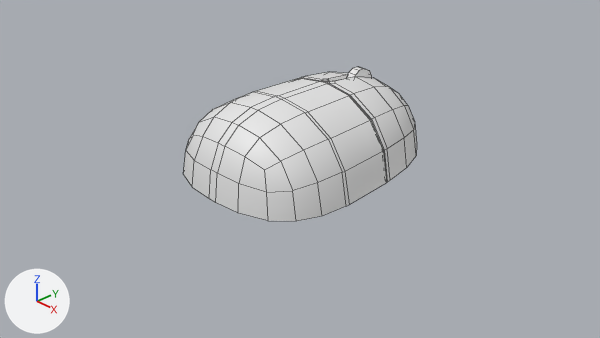
An edit to the Blender file BlenderFiles/The Desk/Mouse.blend, drawn before and after from the same camera.
Before and after are seen from the file's camera 'Camera'. The lights are fixed; the arrows at lower left show +X, +Y and +Z. The older version comes first. Mesh edges are drawn as thin lines.
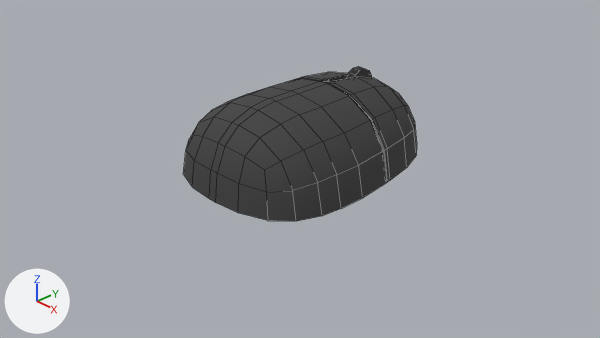
What the commit changed:
Material 'Base' (mat_base) is new.
Its base color is (0.0509, 0.0509, 0.0509) (dark grey #404040).
Its roughness is 0.923.
Material 'Inset' (mat_inset) is new.
Its base color is (0.00394, 0.00394, 0.00394) (black #0d0d0d).
Its roughness is 0.316.
me_cube has 190 vertices, 161 faces and spans x -1.24..1.24, y -1.49..1.88, z 0.0..1.09.
me_cube is used by ob_cube; location (0.0, 0.0, 0.0).
me_cube part 1: 136 of the faces centred in x -1.19..1.19, y -1.46..1.83, z 0.18..1.06 switch from mat_material (white #e7e7e7) to mat_base (dark grey #404040).
me_cube part 2: 16 of the faces centred in x -0.26..0.26, y 0.47..1.81, z 0.17..1.09 switch from mat_material (white #e7e7e7) to mat_inset (black #0d0d0d).

Location of each change, (x1, y1, x2, y2) in pixels of the pictures (600 x 338 px):
part 1 of me_cube, recoloured (white to dark grey): (184, 69, 417, 221) in both
part 2 of me_cube, recoloured: (322, 67, 364, 84) in both
